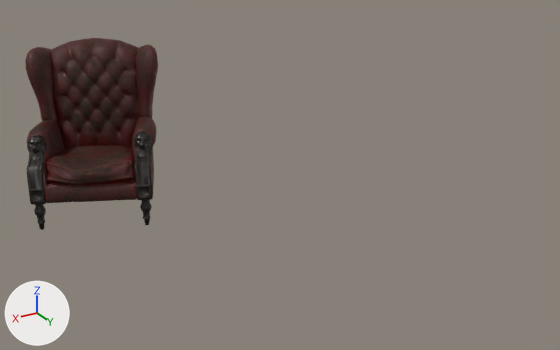
One commit to the FBX model Assets/models/Matrix.fbx: the scene before it, then after it.
Both versions are drawn from a 50 mm lens placed at (31.28, 24.5, 4.78), pointed at (28.81, 20.38, 2.72). The axes (+X, +Y, +Z) are drawn at lower left. The lights are the same throughout. Vertices at the same position are counted once.

In view in the first picture: 'Matrix Arm Chair.002'.
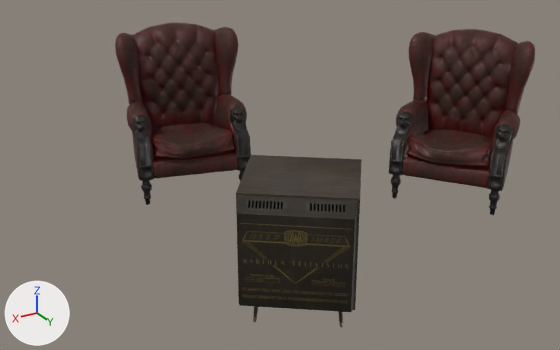
Pixel boxes (x1, y1, x2, y2) of what changed, in the pictures (560 x 350 px):
'Matrix Arm Chair.002', reshaped, moved, turned
    before: (25, 38, 158, 230)
    after: (115, 23, 535, 328)
part 1 of me_meshid1_name_002, added (black)
    after: (389, 130, 409, 175)
part 2 of me_meshid1_name_002, added (black)
    after: (488, 144, 508, 191)
part 3 of me_meshid1_name_002, added (brown)
    after: (389, 29, 535, 215)
part 4 of me_meshid1_name_002, added
    after: (236, 155, 362, 328)

What the commit changed:
Picture 'Radiola_metallic.jpeg' (img_radiola_metallic_jpeg) is new.
Picture 'Radiola_roughness.jpeg' (img_radiola_roughness_jpeg) is new.
Picture 'Radiola_normal.png' (img_radiola_normal_png) is new.
Picture 'Radiola_albedo.jpeg' (img_radiola_albedo_jpeg) is new.
Material 'RED' (mat_red) is new.
Its base color is (0.529, 0.0431, 0.0431) (red #c03b3b).
Material 'Radiola' (mat_radiola) is new.
Uses the picture img_radiola_albedo_jpeg.
Uses the picture img_radiola_metallic_jpeg.
Uses the picture img_radiola_normal_png.
Uses the picture img_radiola_roughness_jpeg.
me_meshid1_name_002 is used by ob_matrix_arm_chair_002.
me_meshid1_name_002 had 9637 vertices, 16640 faces and spanned x -82.0..82.0, y -70.0..92.0, z -200.0..0.0.
me_meshid1_name_002 now has 21492 vertices, 35172 faces and spans x -448.0..82.0, y -419.0..92.0, z -200.0..5.0.
me_meshid1_name_002 part 1: the loose piece of 87 vertices spanning x 55.0..71.0, y -69.0..-38.0, z -91.0..-36.0 is copied, and the copy is turned 38.1 degrees about the z axis through its middle, then moved by (-321.0, -57.0, 5.0); it spans x -273.0..-243.0, y -127.0..-94.0, z -86.0..-31.0.
me_meshid1_name_002 part 2: the loose piece of 87 vertices spanning x -71.0..-55.0, y -69.0..-38.0, z -91.0..-36.0 is copied, and the copy is turned 38.1 degrees about the z axis through its middle, then moved by (-294.0, -135.0, 5.0); it spans x -372.0..-342.0, y -205.0..-172.0, z -86.0..-31.0.
me_meshid1_name_002 part 3: 9346 vertices added at x -448.0..-243.0, y -204.0..3.0, z -195.0..5.0.
me_meshid1_name_002 part 4: 2218 vertices added at x -125.0..14.0, y -419.0..-276.0, z -141.0..3.0.
me_meshid1_name_002 now uses material mat_radiola.
me_meshid1_name_002 now uses material mat_red (red #c03b3b).
Object 'Matrix Arm Chair.002' (ob_matrix_arm_chair_002) moves from (29.796, 19.534, 2.393) to (29.098, 19.525, 2.427).
Object 'Matrix Arm Chair.002' (ob_matrix_arm_chair_002) turns from (-180, 0, -26) to (-180, 0, -16) degrees about x, y and z.
